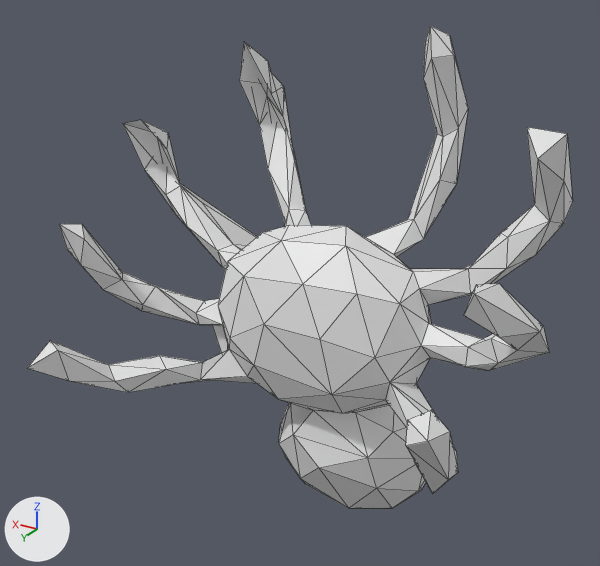
Two versions of the OBJ model mesh_cnn/datasets/random_pertubations/T414.obj, one commit apart.
Camera for both pictures: a 50 mm lens placed at (-1.073, 1.935, 1.076), pointed at (0.05, 0.064, 0.14). The lights are fixed; the arrows at lower left show +X, +Y and +Z. Mesh edges are drawn as thin lines. Where no turn or scale is listed for an object, it has been applied to the vertices.

Before the edit, the objects in view are built like this:
```python
me_t414 = bpy.data.meshes.new('T414')
me_t414.from_pydata(...)  # 252 vertices, 500 faces; spans x -0.68..0.75, y -0.38..0.62, z -0.72..0.84
ob_t414 = bpy.data.objects.new('T414', me_t414)
ob_t414.location = (0.0, 0.0, 0.0)
```
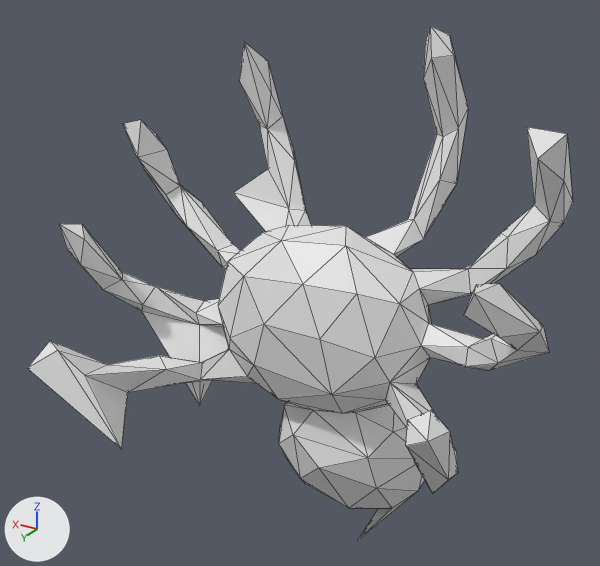
Boxes (x1, y1, x2, y2) around the edits, measured in the pictures (600 x 566 px; the box of a moved part takes in the faces that stretch with it):
'T414', reshaped (7% taller): before (28, 26, 573, 508); after (28, 26, 573, 540)
part 1 of me_t414, moved or reshaped: before (28, 43, 426, 506); after (28, 43, 416, 540)

Patch to the scene script:
```diff
--- a/mesh_cnn/datasets/random_pertubations/T414.obj.py
+++ b/mesh_cnn/datasets/random_pertubations/T414.obj.py
@@ me_t414 @@
 me_t414.from_pydata(...)  # 252 vertices, 500 faces; spans x -0.68..0.75, y -0.38..0.62, z -0.72..0.84
 # used by ob_t414; location = (0.0, 0.0, 0.0)
-me_t414.vertices[20].co = (0.71, -0.19, 0.45)  # pixel (168, 132)
-me_t414.vertices[26].co = (0.38, -0.38, 0.6)  # pixel (283, 86)
-me_t414.vertices[55].co = (0.54, 0.52, -0.1)  # pixel (68, 380)
-me_t414.vertices[83].co = (0.48, 0.4, -0.14)  # pixel (114, 381)
-me_t414.vertices[137].co = (0.41, -0.35, 0.05)
-me_t414.vertices[139].co = (0.26, -0.2, 0.21)  # pixel (285, 222)
-me_t414.vertices[186].co = (0.49, 0.01, -0.1)
-me_t414.vertices[202].co = (0.34, 0.03, -0.25)
-me_t414.vertices[219].co = (0.21, -0.15, -0.39)
-me_t414.vertices[243].co = (-0.26, -0.2, -0.63)  # pixel (421, 490)
+# me_t414 part 1
+me_t414.vertices[20].co = (0.67, 0.01, 0.41)  # pixel (137, 157)
+me_t414.vertices[26].co = (0.35, -0.24, 0.49)  # pixel (267, 129)
+me_t414.vertices[55].co = (0.35, 0.52, -0.26)  # pixel (121, 449)
+me_t414.vertices[83].co = (0.47, 0.51, -0.07)  # pixel (84, 375)
+me_t414.vertices[137].co = (0.52, -0.16, 0.12)
+me_t414.vertices[139].co = (0.49, -0.24, 0.26)  # pixel (233, 192)
+me_t414.vertices[186].co = (0.34, 0.18, -0.3)  # pixel (199, 405)
+me_t414.vertices[202].co = (0.31, -0.05, -0.05)
+me_t414.vertices[219].co = (0.14, 0.0, -0.32)  # pixel (284, 405)
+me_t414.vertices[243].co = (-0.1, -0.07, -0.81)  # pixel (357, 540)
```
